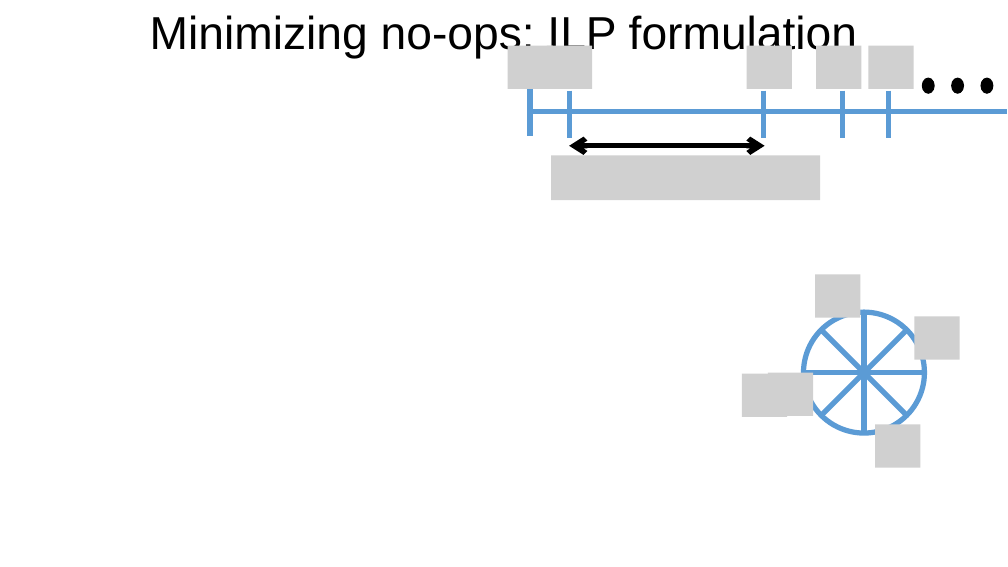
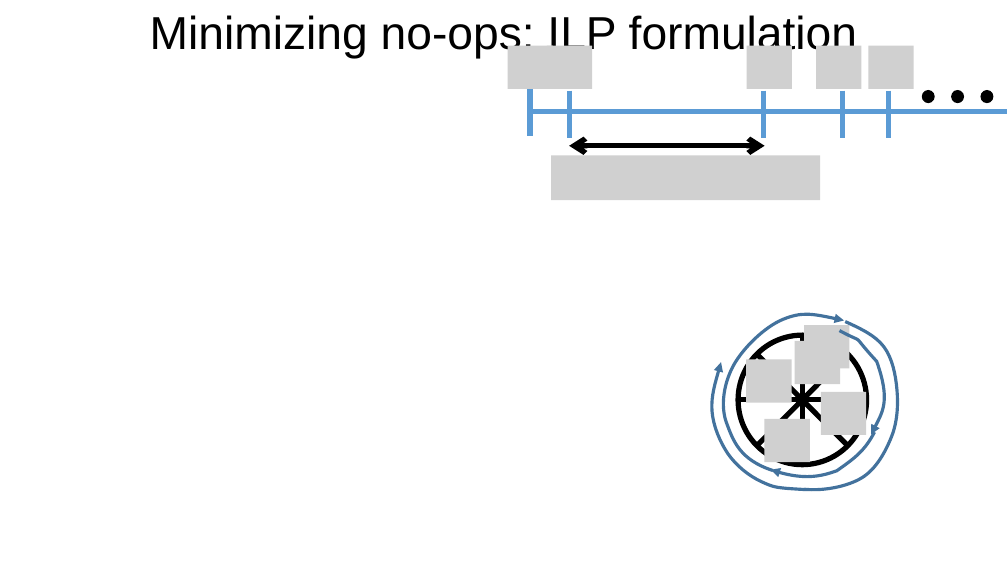
Before and after one commit to anirudhSK/drmt_talk, a slide deck: slide 25 of drmt_sigcomm.pptx. Drawn at 1008x567 pixels with LibreOffice and Linux fonts; fonts in the diff are those of the drawing; grey boxes stand for pictures. Boxes give left, top, right and bottom in pixels: in the first picture for what was removed or moved away, otherwise in the second. Text is boxed around its words. In the diff, an @@ line names an element or a change of style, - is before the commit and + after.

```diff
--- a/drmt_sigcomm.pptx
+++ b/drmt_sigcomm.pptx
@@ 3 ellipses: place and size @@
-3 ellipses at box(923, 78, 994, 93)
+3 ellipses at box(923, 91, 994, 103)
@@ picture removed at box(815, 274, 861, 318) @@
@@ freeform shape added at box(724, 315, 845, 470), outline #43739E 3 pt @@
@@ picture added at box(805, 325, 850, 368) @@
@@ freeform shape added at box(805, 321, 898, 489), outline #43739E 3 pt @@
@@ picture removed at box(915, 317, 960, 360) @@
@@ ellipse: place and size @@
-ellipse at box(804, 312, 925, 433)
+ellipse at box(738, 335, 867, 464)
@@ ellipse at box(738, 335, 867, 464): outline #5B9BD5 5 pt to #000000 5 pt @@
@@ picture added at box(746, 359, 792, 402) @@
@@ line moved from (821, 330) - (907, 415) to (757, 354) - (848, 446) @@
@@ line (757, 354) - (848, 446): stroke #5B9BD5 5 pt to #000000 5 pt @@
@@ line moved from (907, 330) - (821, 415) to (848, 354) - (757, 446) @@
@@ line (848, 354) - (757, 446): stroke #5B9BD5 5 pt to #000000 5 pt @@
@@ picture added at box(795, 341, 840, 384) @@
@@ line moved from (864, 312) - (864, 433) to (802, 335) - (802, 465) @@
@@ line (802, 335) - (802, 465): stroke #5B9BD5 5 pt to #000000 5 pt @@
@@ freeform shape added at box(839, 330, 883, 434), outline #43739E 3 pt @@
@@ freeform shape added at box(712, 362, 807, 490), outline #43739E 3 pt @@
@@ picture removed at box(742, 374, 787, 417) @@
@@ picture removed at box(768, 373, 814, 416) @@
@@ line moved from (925, 373) - (804, 373) to (867, 400) - (738, 400) @@
@@ line (867, 400) - (738, 400): stroke #5B9BD5 5 pt to #000000 5 pt @@
@@ picture added at box(765, 419, 810, 462) @@
@@ picture added at box(821, 392, 867, 435) @@
@@ freeform shape added at box(771, 433, 874, 477), outline #43739E 3 pt @@
@@ picture removed at box(876, 424, 921, 467) @@
```
